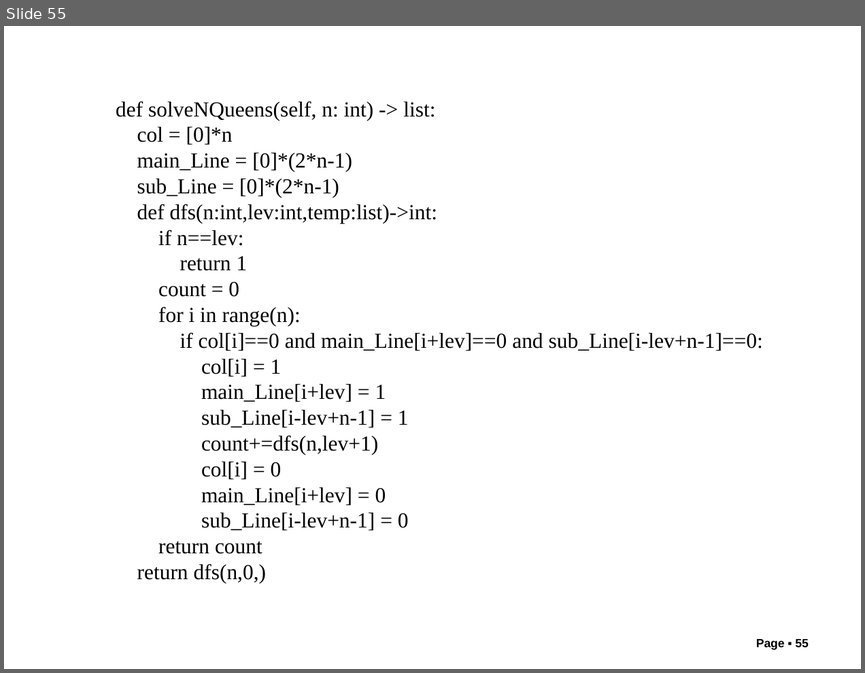
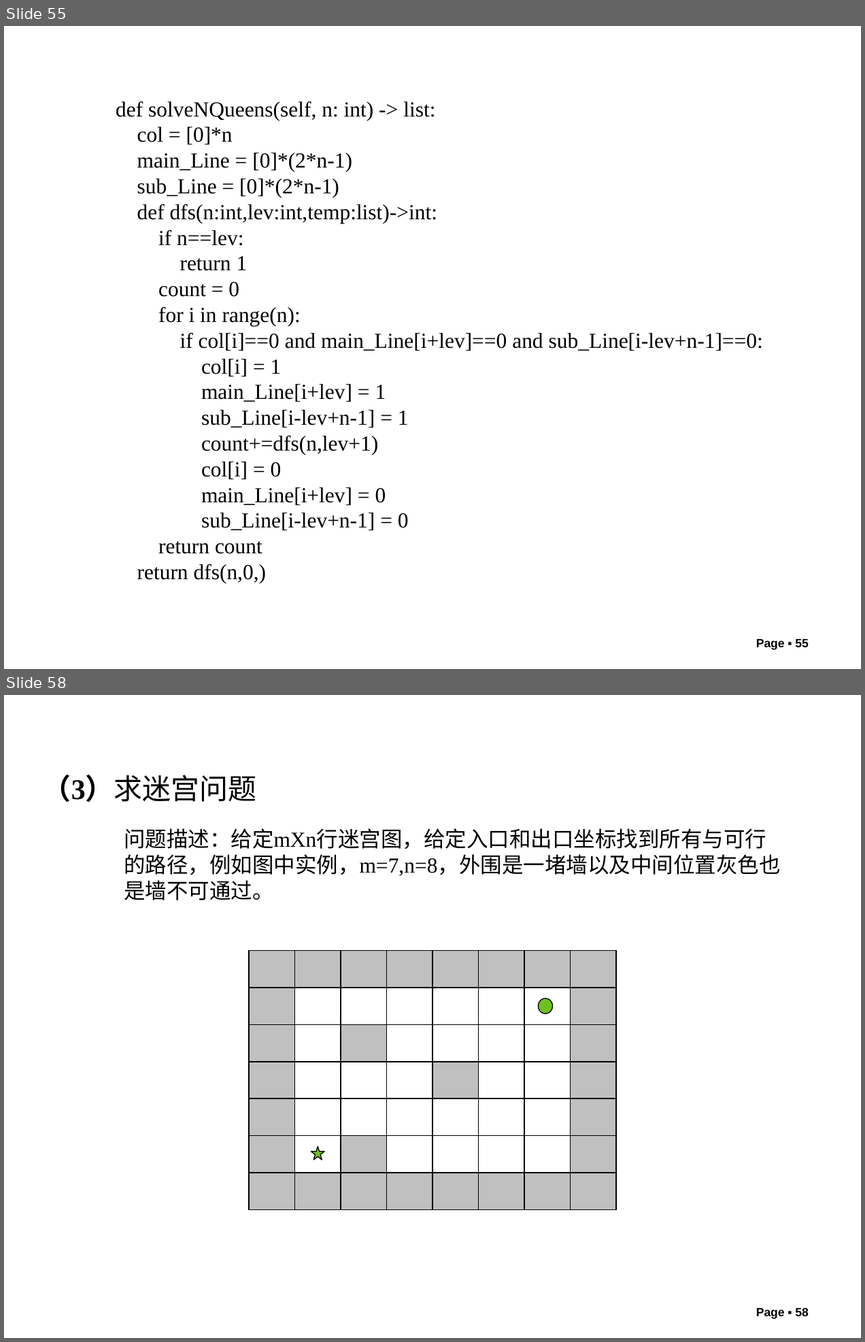
Before and after one commit to liutongling/DP, a slide deck: file/第6章 回朔法.pptx. Shown one above the other, each under a label of ours: slide 55 before the commit, slides 55 and 58 after it; the slides between them are not shown. The pictures are 865x673 and 865x1342 pixels, drawn with LibreOffice and Linux fonts; fonts in the diff are those of the drawing; background and template pictures are left out. Boxes give left, top, right and bottom in pixels: in the first picture for what was removed or moved away, otherwise in the second. Text is boxed around its words. In the diff, an @@ line names an element or a change of style, - is before the commit and + after.

```diff
--- a/file/第6章 回朔法.pptx
+++ b/file/第6章 回朔法.pptx
@@ slide 58 added at bbox=[4, 695, 861, 1338], background #FFFFFF @@
@@ text added at bbox=[43, 775, 257, 802], 24 pt, text #000000 @@
+（3）求迷宫问题
@@ text added at bbox=[124, 828, 781, 900], 18 pt, text #000000 @@
+问题描述：给定mXn行迷宫图，给定入口和出口坐标找到所有与可行的路径，例如图中实例，m=7,n=8，外围是一堵墙以及中间位置灰色也是墙不可通过。
@@ table added at bbox=[249, 950, 619, 1209], 7 rows, 8 columns @@
+ |  |  |  |  |  |  | 
+ |  |  |  |  |  |  | 
+ |  |  |  |  |  |  | 
+ |  |  |  |  |  |  | 
+ |  |  |  |  |  |  | 
+ |  |  |  |  |  |  | 
+ |  |  |  |  |  |  | 
@@ ellipse added at bbox=[538, 998, 552, 1014], fill #6FC01E, outline #000000 0.75 pt @@
@@ star added at bbox=[311, 1146, 324, 1159], fill #6FC01E, outline #000000 0.75 pt @@
@@ page number added at bbox=[756, 1308, 808, 1319], 10 pt, text #000000, bold @@
+Page ▪ 58
```
Also in this commit, not shown: 2 slides changed, 6 other slides added, 3 other files.
